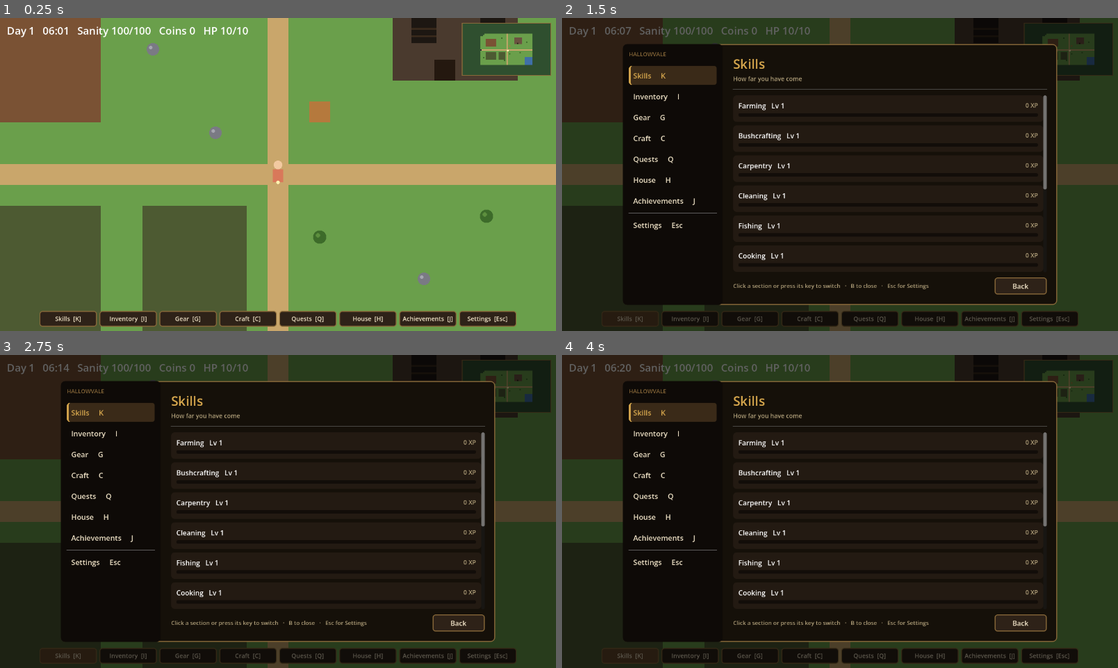
Above: before the commit, frames 1-4 (two rows, left to right).
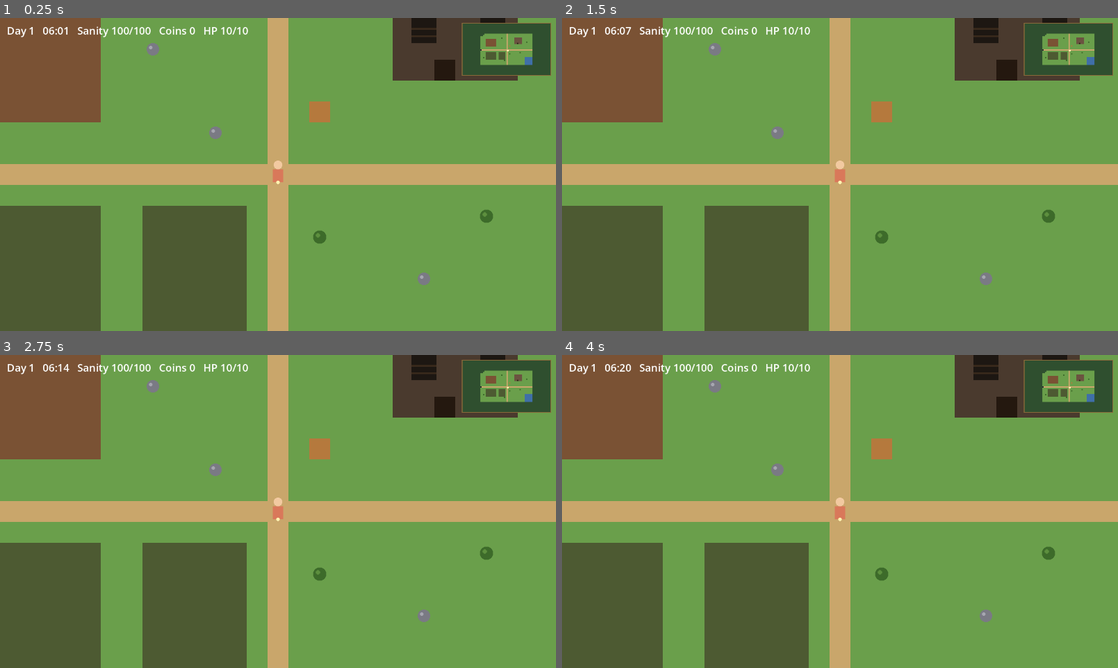
Above: after the commit, the same moments.

Repository: joshj1108/CrowCreekHollow
Game: Godot game, scene res://scenes/main.tscn
Same seed, same stepped clock (60 frames per second), same inputs: the game is played once before the commit and once after it.
Inputs (mouse positions are in pixels of both pictures, inside the frame that each line leads up to):
- Up to frame 1 (0.25 s): no input
- Up to frame 2 (1.5 s): click (628, 318) at 0.5 s, where only the run before the commit has a clickable "Skills [K]"; click (689, 318) at 1.25 s, where only the run before the commit has a clickable "Inventory [I]"
- Up to frame 3 (2.75 s): click (189, 655) at 2 s, where only the run before the commit has a clickable "Gear [G]"
- Up to frame 4 (4 s): click (812, 655) at 2.75 s, where only the run before the commit has a clickable "Craft [C]"; click (867, 655) at 3.5 s, where only the run before the commit has a clickable "Quests [Q]"

The runs differ from the first frame. In frame 1, 4.0% of the frame differs, in the area x 7-93%, y 93-99%; in frame 2, 99%, in the area x 0-100%, y 0-100%; in frame 3, 99%; in frame 4, 99%.

Commit message:
Remove the bottom quick bar
The full-screen menu's section list already gives click access to every
section, and the keys still open each one, so the bar along the bottom was
redundant.

Co-Authored-By: Claude Haiku 5.5 <noreply@anthropic.com>
Claude-Session: https://claude.ai/code/session_016EvHBYyFANDWxunM27u84C

Diff:
--- a/scripts/action_bar.gd
+++ b/scripts/action_bar.gd
@@ -1,10 +1,10 @@
 class_name ActionBar
 extends CanvasLayer
 
-## The game's menus. A slim quick bar sits along the bottom. Opening a section shows a
-## full-screen menu like a console game: the sections down the left, the current section's
-## options on the right, and the controls in the footer. main.gd decides what each section
-## shows and handles its actions.
+## The game's menu. Opening a section shows a full-screen menu like a console game: the
+## sections down the left, the current section's options on the right, and the controls in
+## the footer. Sections open from their keys or from the list. main.gd decides what each
+## section shows and handles its actions.
 
 signal tab_pressed(tab_name: String)
 signal action_pressed(action_id: String)
@@ -48,7 +48,6 @@
 const COL_MUTED := Color("b3a27c")
 const COL_ACCENT := Color("d9a94e")
 
-var bar_buttons := {}      # tab name -> Button in the quick bar
 var nav_buttons := {}      # tab name -> Button in the menu's section list
 var panel: Control         # the full-screen menu; visible only while a panel is open
 var title_label: Label
@@ -65,21 +64,6 @@
 	root.set_anchors_preset(Control.PRESET_FULL_RECT)
 	root.mouse_filter = Control.MOUSE_FILTER_IGNORE
 	add_child(root)
-
-	var bar := HBoxContainer.new()
-	bar.add_theme_constant_override("separation", 6)
-	_place_bottom_center(bar, -10)
-	root.add_child(bar)
-	for tab in TABS:
-		var button := Button.new()
-		button.text = "%s  [%s]" % [tab["name"], tab["key"]]
-		button.custom_minimum_size = Vector2(132, 36)
-		button.focus_mode = Control.FOCUS_NONE
-		button.add_theme_font_size_override("font_size", 14)
-		_style_button(button, false)
-		button.pressed.connect(_on_tab_pressed.bind(tab["name"]))
-		bar.add_child(button)
-		bar_buttons[tab["name"]] = button
 
 	panel = _build_menu()
 	root.add_child(panel)
@@ -368,8 +352,6 @@
 
 func _set_active(tab: String) -> void:
 	active_tab = tab
-	for tab_name in bar_buttons:
-		_style_button(bar_buttons[tab_name], tab_name == tab)
 	for tab_name in nav_buttons:
 		_style_nav(nav_buttons[tab_name], tab_name == tab)
 
@@ -407,13 +389,6 @@
 	return sb
 
 
-func _place_bottom_center(ctrl: Control, bottom_offset: float) -> void:
-	ctrl.set_anchors_preset(Control.PRESET_CENTER_BOTTOM)
-	ctrl.grow_horizontal = Control.GROW_DIRECTION_BOTH
-	ctrl.grow_vertical = Control.GROW_DIRECTION_BEGIN
-	ctrl.offset_bottom = bottom_offset
-
-
 func _on_tab_pressed(tab: String) -> void:
 	tab_pressed.emit(tab)
 
Not shown, changed: DESIGN.md
